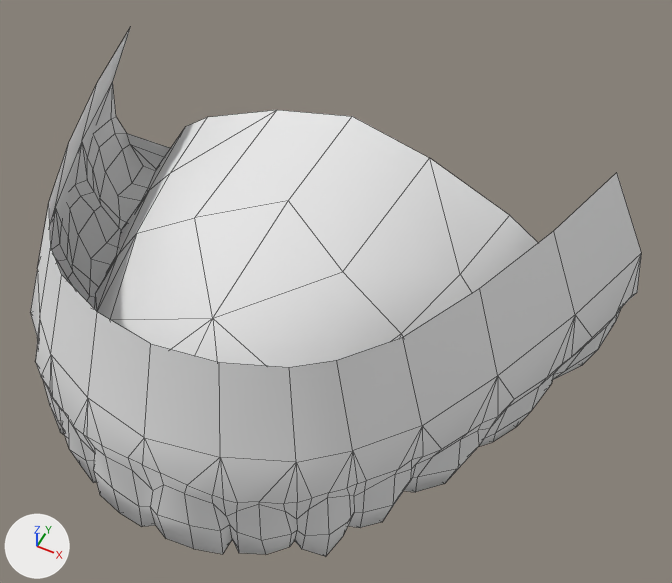
An edit to the OBJ model data/mesh/Utah/Uth_Teeth_Up_MshShape.obj, drawn before and after from the same camera.
Camera for both pictures: a 50 mm camera at (4.51, -16.99, 175.64) aimed at (0.84, -9.64, 166.45). Every picture has the same lights, and +X, +Y and +Z are marked at lower left. Mesh edges are drawn as thin lines. Where no turn or scale is listed for an object, it has been applied to the vertices.

The first picture shows 'Uth_Teeth_Up_MshShape'.
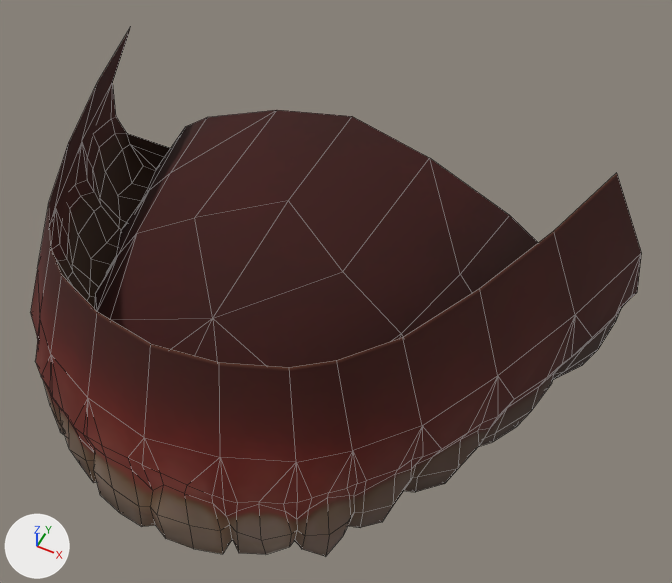
Boxes (x1, y1, x2, y2) around the edits, measured in the pictures (672 x 583 px):
'Uth_Teeth_Up_MshShape', surface changed (white to brown): (31, 29, 641, 556) in both

The change, as a list of edits to the scene's bpy script:
```text
Add img_chrutah_head_normal_dds:
    img_chrutah_head_normal_dds = load_image('ChrUtah_Head_Normal.dds', 'ChrUtah_Head_Normal.dds', 2048, 2048, 'sRGB')
Add img_chrutah_head_diffuse_dds:
    img_chrutah_head_diffuse_dds = load_image('ChrUtah_Head_Diffuse.dds', 'ChrUtah_Head_Diffuse.dds', 2048, 2048, 'sRGB')
Change mat_chrutah_mesh_eyesmouth_sg:
    add n2 = _N.new('ShaderNodeTexImage'); n2.name = 'Image Texture'
    add n2.image = img_chrutah_head_diffuse_dds
    add n3 = _N.new('ShaderNodeTexImage'); n3.name = 'Image Texture.001'
    add n3.image = img_chrutah_head_normal_dds
    add n4 = _N.new('ShaderNodeNormalMap'); n4.name = 'Normal Map'
    add n4.inputs[0].default_value = 0.0  # 'Strength'
    where n0 = _N.new('ShaderNodeBsdfPrincipled'); n0.name = 'Principled BSDF'
    add _L.new(n2.outputs[0], n0.inputs[0])  # 'Color' to 'Base Color'
    add _L.new(n3.outputs[0], n4.inputs[1])  # 'Color' to 'Color'
    add _L.new(n4.outputs[0], n0.inputs[5])  # 'Normal' to 'Normal'
```
